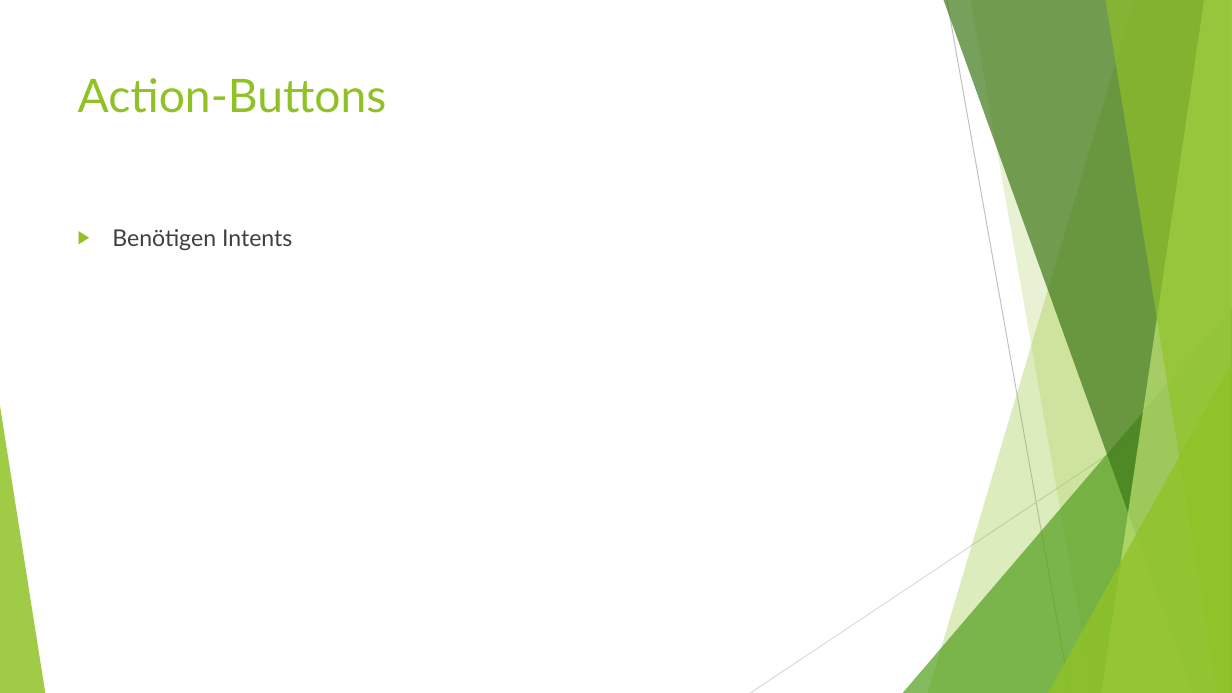
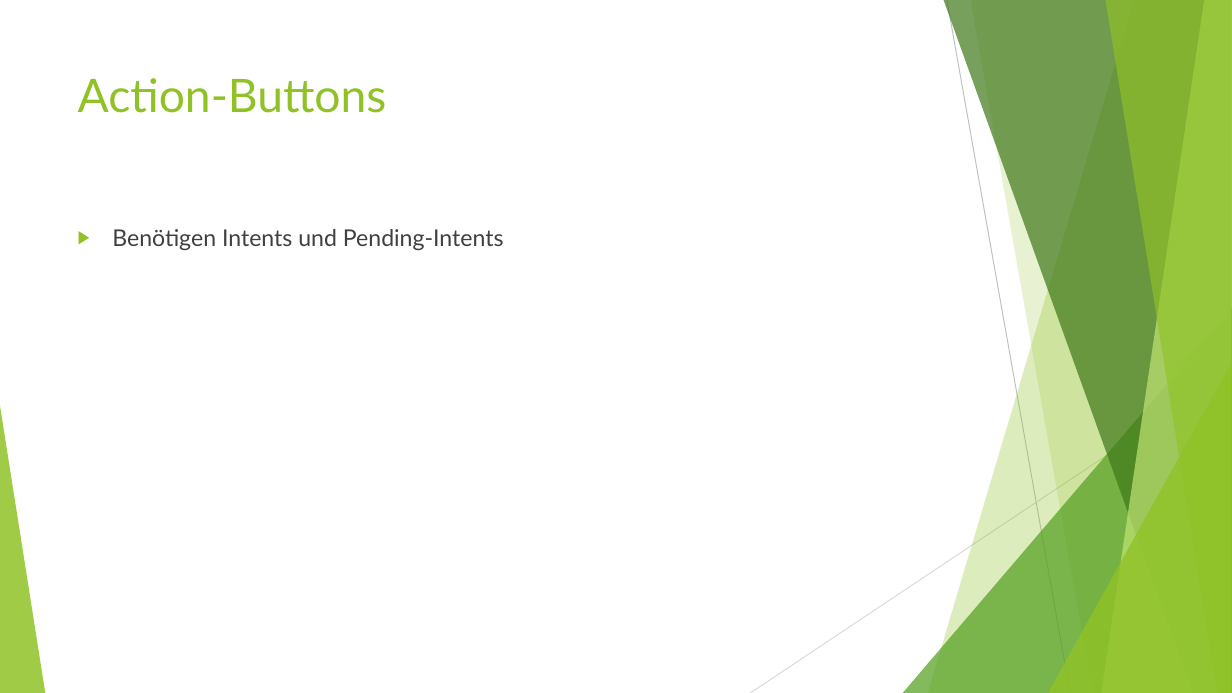
Before and after one commit to Cayleb-Ordo/Notification-Demo, a slide deck: slide 6 of Dokumentation/Präsentation/Push-Notifications.pptx. Drawn at 1232x693 pixels with LibreOffice and Linux fonts; fonts in the diff are those of the drawing. Boxes give left, top, right and bottom in pixels: in the first picture for what was removed or moved away, otherwise in the second. Text is boxed around its words. In the diff, an @@ line names an element or a change of style, - is before the commit and + after.

```diff
--- a/Dokumentation/Präsentation/Push-Notifications.pptx
+++ b/Dokumentation/Präsentation/Push-Notifications.pptx
@@ text at bbox=[112, 229, 504, 250]: text changed @@
-▶ Benötigen Intents
+▶ Benötigen Intents und Pending-Intents
```
Also in this commit, not shown: 1 other slide changed, 1 slide added, 1 slide removed, 6 other files.
